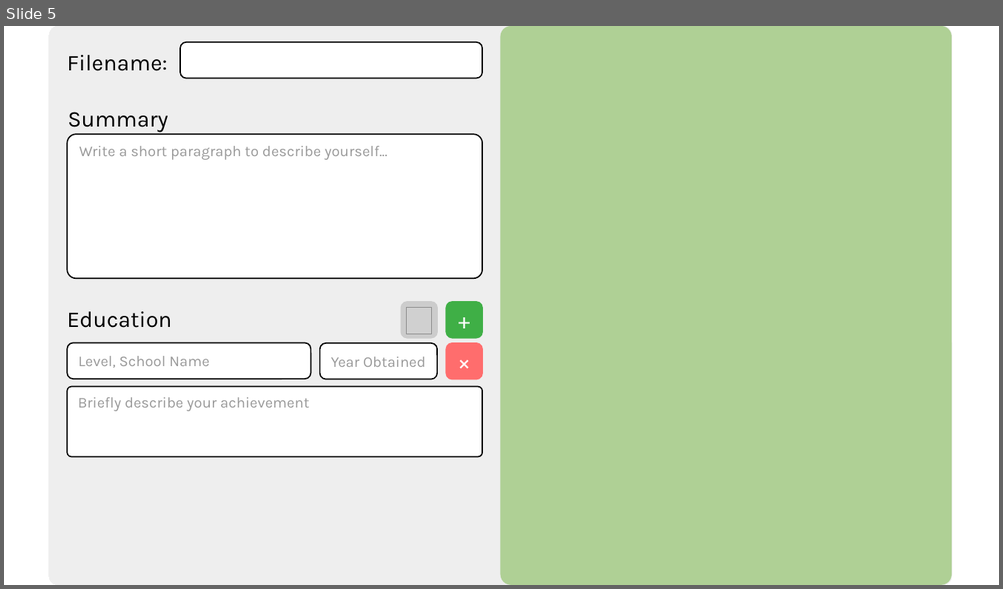
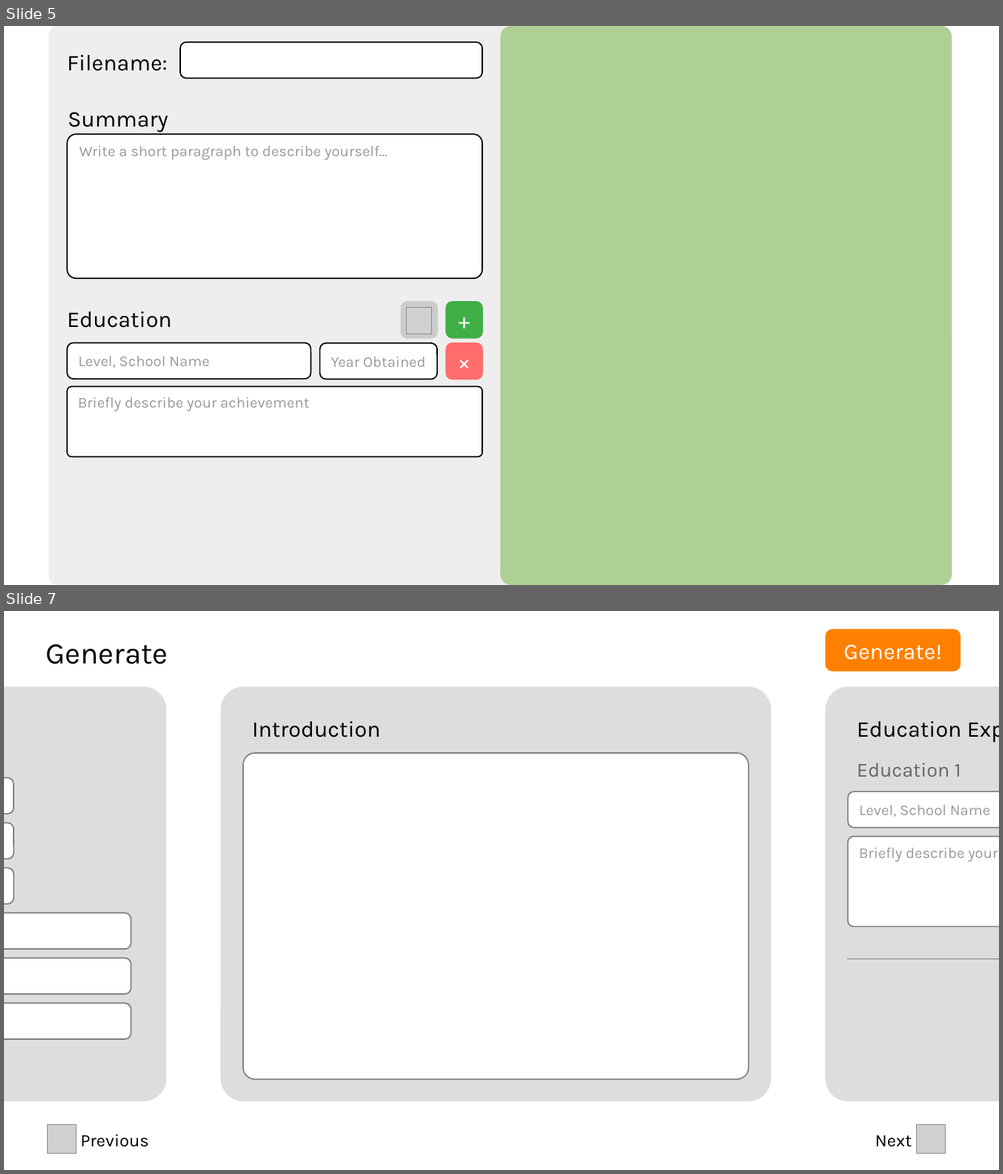
Before and after one commit to LKH10/Resudemo1, a slide deck: design/Generate.odp. Shown one above the other, each under a label of ours: slide 5 before the commit, slides 5 and 7 after it; the slides between them are not shown. The pictures are 1003x589 and 1003x1174 pixels, drawn with LibreOffice and Linux fonts; fonts in the diff are those of the drawing; grey boxes stand for pictures. Boxes give left, top, right and bottom in pixels: in the first picture for what was removed or moved away, otherwise in the second. Text is boxed around its words. In the diff, an @@ line names an element or a change of style, - is before the commit and + after.

Commit message:
New Generate Page

```diff
--- a/design/Generate.odp
+++ b/design/Generate.odp
@@ slide 7 added at bbox=[4, 611, 999, 1170], background #FFFFFF @@
@@ rounded rectangle added at bbox=[825, 629, 961, 672], fill #FF8000, 18 pt, text #FFFFFF @@
+Generate!
@@ text added at bbox=[45, 644, 168, 664], 24 pt, text #000000 @@
+Generate
@@ rounded rectangle added at bbox=[4, 686, 167, 1102], fill #DDDDDD @@
@@ rounded rectangle added at bbox=[221, 686, 771, 1102], fill #DDDDDD @@
@@ rounded rectangle added at bbox=[825, 686, 999, 1102], fill #DDDDDD @@
@@ text added at bbox=[252, 721, 381, 738], 18 pt, text #000000 @@
+Introduction
@@ text added at bbox=[856, 721, 962, 738], 18 pt, text #000000 @@
+Education Experience
@@ rounded rectangle added at bbox=[243, 752, 748, 1079], fill #FFFFFF, outline #808080 0.99 pt @@
@@ text added at bbox=[856, 763, 961, 777], 16 pt, text #666666 @@
+Education 1
@@ rounded rectangle added at bbox=[4, 778, 14, 814], fill #FFFFFF, outline #808080 0.99 pt @@
@@ rounded rectangle added at bbox=[848, 792, 999, 828], fill #FFFFFF, outline #808080 0.99 pt, 12 pt, text #999999 @@
+Level, School Name
@@ rounded rectangle added at bbox=[4, 823, 14, 859], fill #FFFFFF, outline #808080 0.99 pt @@
@@ rounded rectangle added at bbox=[848, 837, 999, 927], fill #FFFFFF, outline #808080 0.99 pt, 12 pt, text #999999 @@
+Briefly describe your achievement
@@ rounded rectangle added at bbox=[4, 869, 14, 904], fill #FFFFFF, outline #808080 0.99 pt @@
@@ rounded rectangle added at bbox=[4, 914, 131, 949], fill #FFFFFF, outline #808080 0.99 pt @@
@@ rounded rectangle added at bbox=[4, 959, 131, 994], fill #FFFFFF, outline #808080 0.99 pt @@
@@ line added from (848, 960) to (999, 960), #808080 0 pt @@
@@ rounded rectangle added at bbox=[4, 1004, 131, 1039], fill #FFFFFF, outline #808080 0.99 pt @@
@@ picture added at bbox=[48, 1125, 77, 1154] @@
@@ text added at bbox=[80, 1134, 149, 1147], 14 pt, text #000000 @@
+Previous
@@ text added at bbox=[875, 1136, 911, 1147], 14 pt, text #000000 @@
+Next
@@ picture added at bbox=[916, 1125, 945, 1154] @@
```
Also in this commit, not shown: 4 other slides added, 18 other files.
